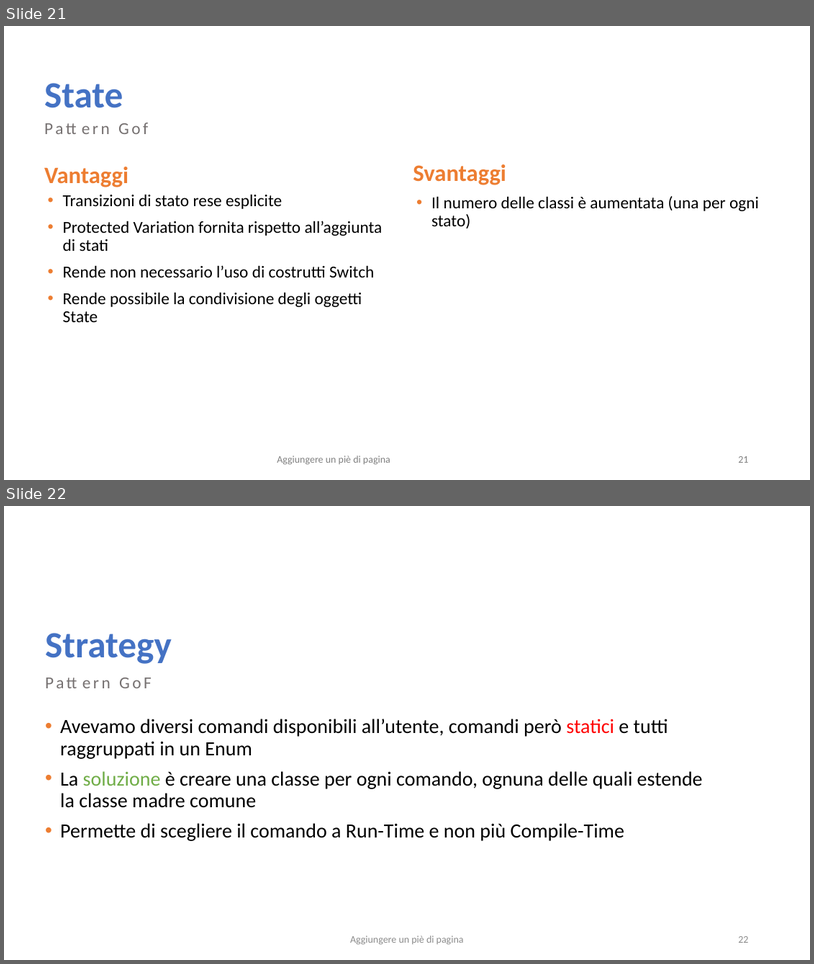
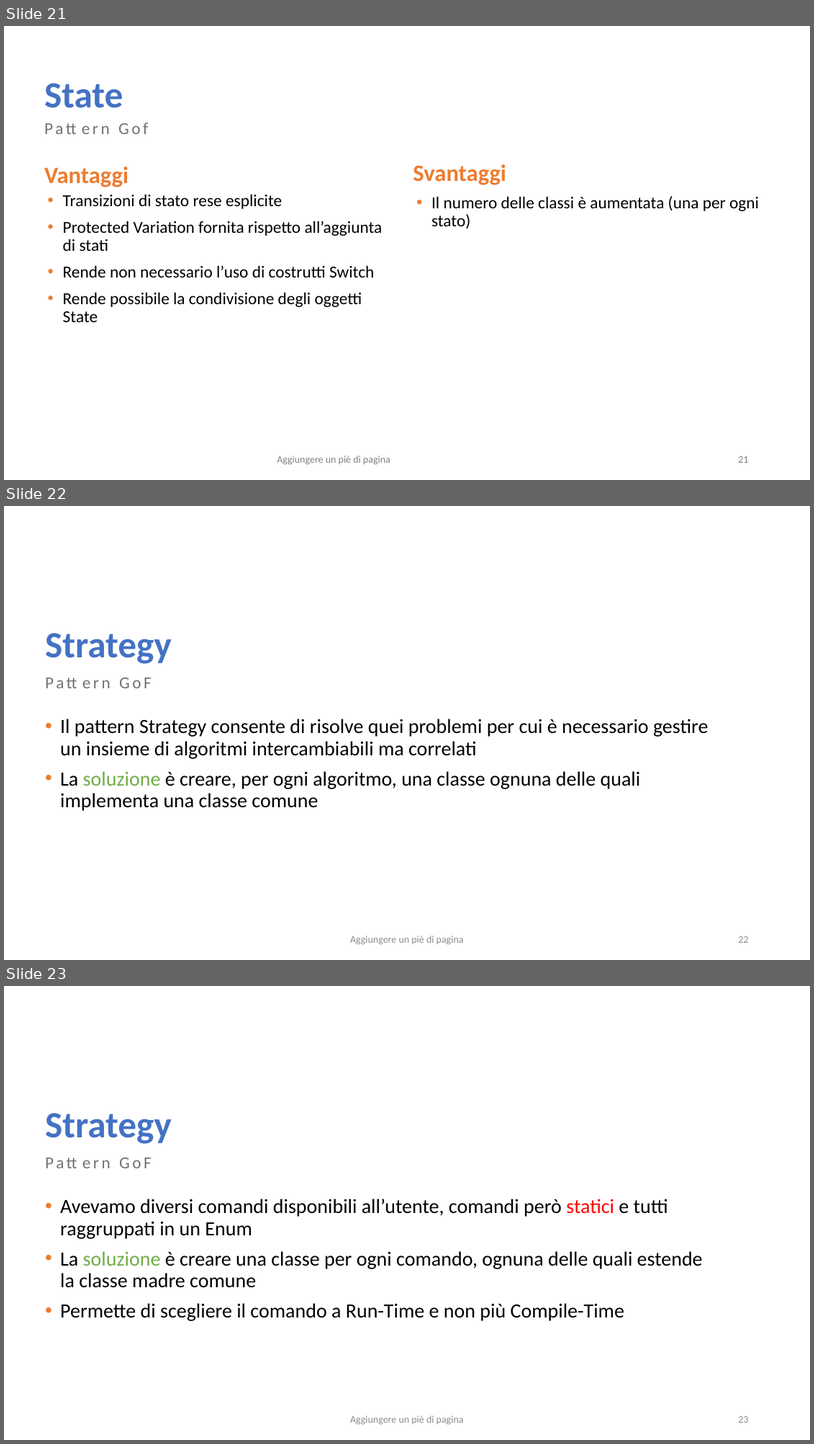
Before and after one commit to salvalai-matteo/EventBookDocumentation, a slide deck: Progetto Ingegneria SW.pptx. Shown one above the other, each under a label of ours: slides 21 and 22 before the commit, slides 21, 22 and 23 after it. The pictures are 814x964 and 814x1444 pixels, drawn with LibreOffice and Linux fonts; fonts in the diff are those of the drawing. Boxes give left, top, right and bottom in pixels: in the first picture for what was removed or moved away, otherwise in the second. Text is boxed around its words. In the diff, an @@ line names an element or a change of style, - is before the commit and + after.

```diff
--- a/Progetto Ingegneria SW.pptx
+++ b/Progetto Ingegneria SW.pptx
@@ slide 22 added at <box>4,506,810,960</box>, background #FFFFFF @@
@@ title added at <box>45,633,172,664</box>, 44 pt, text #4472C4, bold @@
+Strategy
@@ text added at <box>39,671,525,712</box>, 20 pt, text #767171 @@
+Pattern GoF
@@ text added at <box>60,718,708,811</box>, 24 pt, text #000000 @@
+• Il pattern Strategy consente di risolve quei problemi per cui è necessario gestire un insieme di algoritmi intercambiabili ma correlati
+• La soluzione è creare, per ogni algoritmo, una classe ognuna delle quali implementa una classe comune
@@ text added at <box>350,935,464,944</box>, 12 pt, text #8C8C8C @@
+Aggiungere un piè di pagina
@@ page number added at <box>738,936,748,942</box>, 12 pt, text #8C8C8C @@
+22
@@ what was slide 22 is now slide 23 @@
```
Also in this commit, not shown: 1 other slide added.
